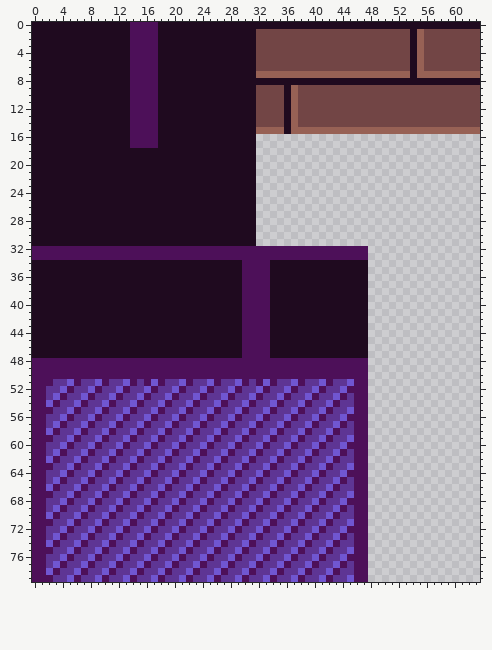
A sprite sheet gets an edit: assets/imgs/room_tileset.png. The first picture shows the starting point.
The file is 64x80 pixels.
New version:
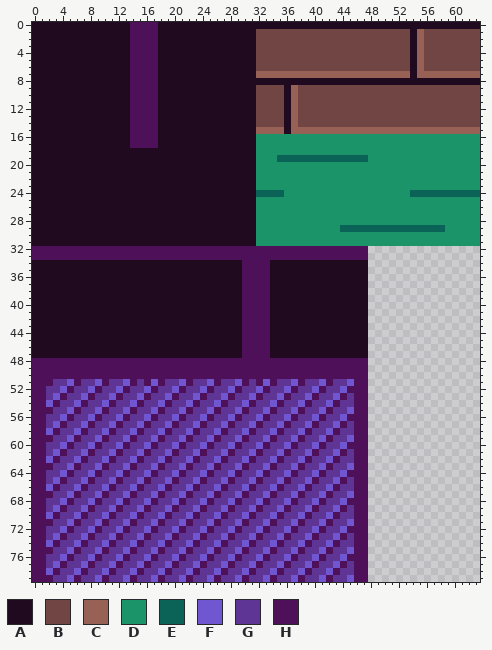
Palette (. is transparent): A #1f0a1f  B #724545  C #976155  D #1b946a  E #0b6257  F #7056d1  G #5e3594  H #4d1059
Changes in this commit:
Changed rows in their new state; - is an unchanged pixel.
first column x 32:
16 DDDDDDDDDDDDDDDDDDDDDDDDDDDDDDDD
17 DDDDDDDDDDDDDDDDDDDDDDDDDDDDDDDD
18 DDDDDDDDDDDDDDDDDDDDDDDDDDDDDDDD
19 DDDEEEEEEEEEEEEEDDDDDDDDDDDDDDDD
20 DDDDDDDDDDDDDDDDDDDDDDDDDDDDDDDD
21 DDDDDDDDDDDDDDDDDDDDDDDDDDDDDDDD
22 DDDDDDDDDDDDDDDDDDDDDDDDDDDDDDDD
23 DDDDDDDDDDDDDDDDDDDDDDDDDDDDDDDD
24 EEEEDDDDDDDDDDDDDDDDDDEEEEEEEEEE
25 DDDDDDDDDDDDDDDDDDDDDDDDDDDDDDDD
26 DDDDDDDDDDDDDDDDDDDDDDDDDDDDDDDD
27 DDDDDDDDDDDDDDDDDDDDDDDDDDDDDDDD
28 DDDDDDDDDDDDDDDDDDDDDDDDDDDDDDDD
29 DDDDDDDDDDDDEEEEEEEEEEEEEEEDDDDD
30 DDDDDDDDDDDDDDDDDDDDDDDDDDDDDDDD
31 DDDDDDDDDDDDDDDDDDDDDDDDDDDDDDDD
